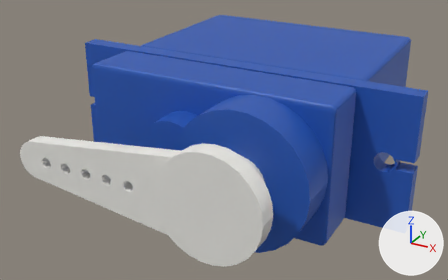
A saved change to the glTF model web/public/models/parts/servo-sg90.glb.
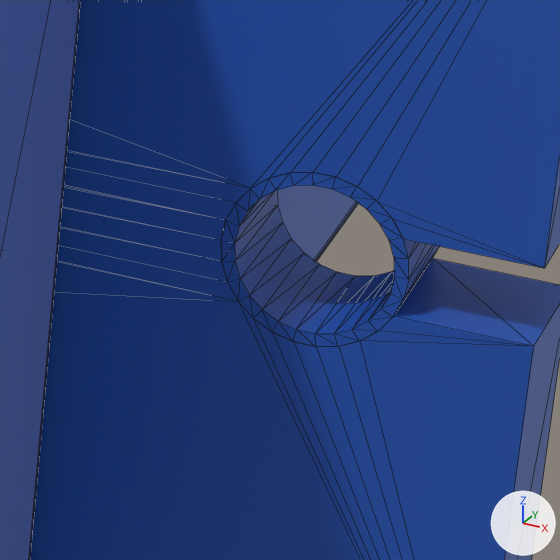
Old and new are each drawn whole from a 50 mm camera at (24.1, -62.7, 21.4) aimed at (-1.5, -16.1, -1.9) and again close up on the part from 76% to 93% of the width and 46% to 72% of the height. Lighting does not change. The marker at lower right points along +X, +Y and +Z. The older version's two pictures come first. The close-ups show mesh edges as thin lines. Where no turn or scale is listed for an object, it has been applied to the vertices. Vertices at exactly the same position are counted once.

The scene before the commit, as lines of its bpy script (objects in view):
```python
me_body_top = bpy.data.meshes.new('body_top')
me_body_top.from_pydata(...)  # 312 vertices, 620 faces; spans x -11.1..11.1, y -2.6..2.6, z -5.9..5.9
me_body_top.materials.append(mat_pai__2457b5)  # blue #2457b5
me_mount_hole_2 = bpy.data.meshes.new('mount_hole_2')
me_mount_hole_2.from_pydata(...)  # 104 vertices, 208 faces; spans x -1.0..1.0, y -0.8..0.8, z -0.99..0.99
me_mount_hole_2.materials.append(mat_pai__2457b5)  # blue #2457b5
me_tabs = bpy.data.meshes.new('tabs')
me_tabs.from_pydata(...)  # 108 vertices, 212 faces; spans x -16.1..16.1, y -0.8..0.8, z -5.9..5.9
me_tabs.materials.append(mat_pai__2457b5)  # blue #2457b5
ob_body_top = bpy.data.objects.new('body_top', me_body_top)
ob_body_top.location = (0.0, -20.23, 0.0)
ob_mount_hole_2 = bpy.data.objects.new('mount_hole_2', me_mount_hole_2)
ob_mount_hole_2.location = (13.75, -16.8, 0.0)
ob_tabs = bpy.data.objects.new('tabs', me_tabs)
ob_tabs.location = (0.0, -16.8, 0.0)
# also in view: 'body' at (0.0, -8.0, 0.0)
```
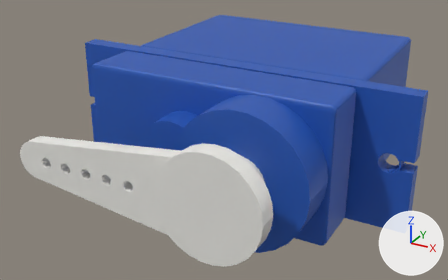
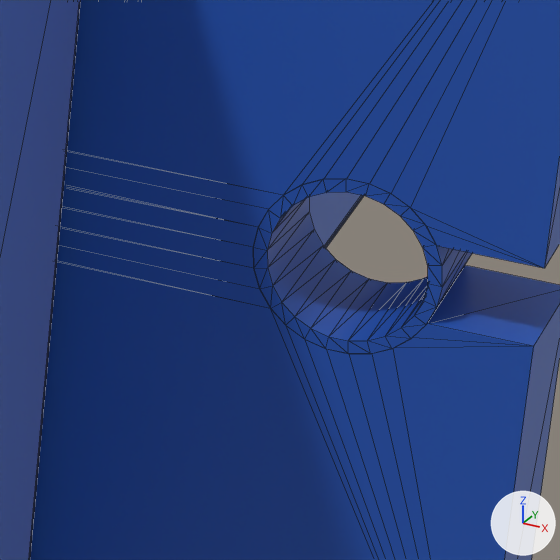
Pixel boxes [x1, y1, x2, y2] of what changed, in the close-ups (560 x 560 px; the box of a moved part takes in the faces that stretch with it):
'mount_hole_2', moved
    before: [221, 172, 440, 347]
    after: [253, 179, 472, 354]
part 1 of me_tabs, moved or reshaped
    both: [54, 0, 560, 560]

Diff of the bpy script that builds the scene:
```diff
--- a/web/public/models/parts/servo-sg90.glb.py
+++ b/web/public/models/parts/servo-sg90.glb.py
@@ me_tabs @@
 me_tabs.from_pydata(...)  # 108 vertices, 212 faces; spans x -16.1..16.1, y -0.8..0.8, z -5.9..5.9
 # used by ob_tabs; location = (0.0, -16.8, 0.0)
+# me_tabs part 1: all 92 vertices in x -14.6..14.6, y -0.8..0.8, z -1.0..1.0 are scaled about their middle by (1.03, 1, 1)
 me_tabs.materials.append(mat_pai__2457b5)
@@ ob_mount_hole_2 @@
 ob_mount_hole_2 = bpy.data.objects.new('mount_hole_2', me_mount_hole_2)
-ob_mount_hole_2.location = (13.75, -16.8, 0.0)
+ob_mount_hole_2.location = (14.1, -16.8, 0.0)
```
